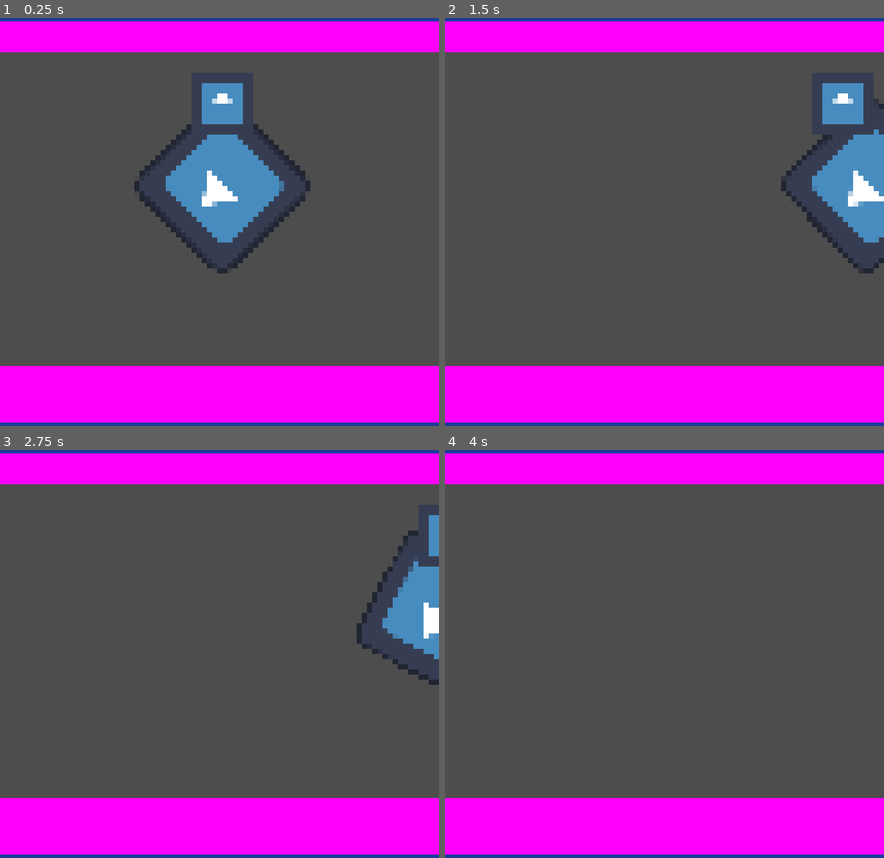
Above: before the commit, frames 1-4 (two rows, left to right).
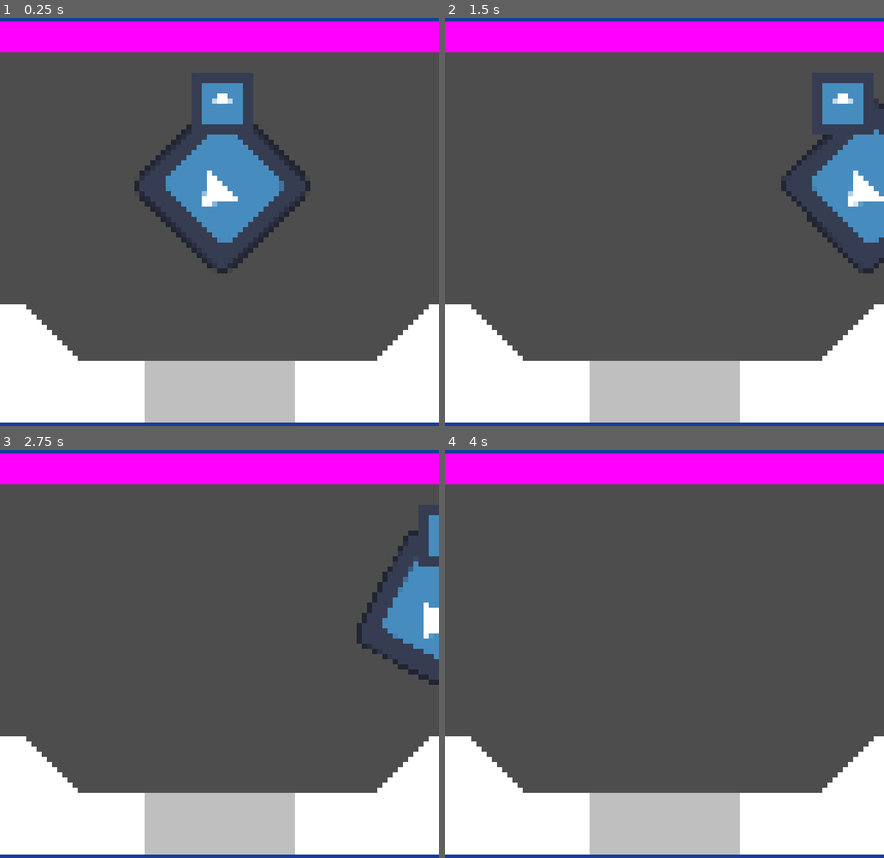
Above: after the commit, the same moments.

Repository: ThisIsL3TUM/Global-Gay-Jam-2025
Game: Godot game, scene res://mainScene.tscn
The game is run twice, just before and just after one commit, with the same random seed, the same clock (stepped at 60 frames per second) and the same inputs. The engine's default icon, where the game draws it, is replaced by a stand-in: a white triangle on a blue panel in a dark square.
Inputs:
- Up to frame 1 (0.25 s): no input
- Up to frame 2 (1.5 s): tap Enter at 0.5 s; hold D (right) 0.53-1.28 s; hold A (left) from 1.28 s (still down)
- Up to frame 3 (2.75 s): release A (left) at 2.03 s; hold D (right) from 2.03 s (still down)
- Up to frame 4 (4 s): tap Space at 3.5 s; release D (right) at 3.53 s; hold A (left) from 3.53 s (still down)

The runs differ from the first frame. In frame 1, 18% of the frame differs, in the area x 0-100%, y 70-100%; in frame 2, 18%; in frame 3, 18%; in frame 4, 18%.

Commit message:
UI STRUCTURE
-> added the control panel
-> added the place we're the buttons can be

Diff:
--- a/mainScene.tscn
+++ b/mainScene.tscn
@@ -56,6 +56,36 @@
 position = Vector2(-2, -35)
 scale = Vector2(0.5, 0.5)
 
+[node name="UI Panel1" type="Polygon2D" parent="."]
+position = Vector2(10.5573, 24.2947)
+scale = Vector2(1.08197, 0.700483)
+polygon = PackedVector2Array(-140, 11, -110.689, 11, -80, 11, -80, 44.9316, -80, 80, -141, 80)
+
+[node name="UI Panel2" type="Polygon2D" parent="."]
+position = Vector2(220, 24.4541)
+scale = Vector2(1, 0.68599)
+polygon = PackedVector2Array(-140, 11, -110.689, 11, -80, 11, -80, 80, -141, 80)
+
+[node name="UI Panel3" type="Polygon2D" parent="."]
+position = Vector2(287.213, 50.0337)
+scale = Vector2(2.59016, 0.360569)
+polygon = PackedVector2Array(-140, 11, -110.689, 11, -80, 11, -80, 80, -141, 80)
+
+[node name="UI Panel4" type="Polygon2D" parent="."]
+polygon = PackedVector2Array(-76, 32, -76, 54, -55, 54)
+
+[node name="UI Panel5" type="Polygon2D" parent="."]
+polygon = PackedVector2Array(80, 32, 80, 54, 59, 54)
+
+[node name="Polygon2D" type="Polygon2D" parent="."]
+color = Color(0.74978, 0.74978, 0.74978, 1)
+polygon = PackedVector2Array(0, 54, 0, 79, -29, 79, -29, 54)
+
+[node name="Polygon2D2" type="Polygon2D" parent="."]
+position = Vector2(29, 0)
+color = Color(0.74978, 0.74978, 0.74978, 1)
+polygon = PackedVector2Array(0, 54, 0, 79, -29, 79, -29, 54)
+
 [node name="Frame" type="StaticBody2D" parent="."]
 
 [node name="Polygon2D" type="Polygon2D" parent="Frame"]
@@ -87,24 +117,26 @@
 color = Color(0.0942881, 0.238644, 0.60453, 1)
 polygon = PackedVector2Array(-142, 68, -142, 68, -142, 71.6101, -142, 76, 142, 76, 142, 68, -67.25, 68)
 
-[node name="Polygon2D" type="Polygon2D" parent="."]
+[node name="Corner1" type="Polygon2D" parent="."]
 position = Vector2(-94, 1)
 scale = Vector2(1.66667, 1)
 color = Color(0.013976, 0.253139, 0.508129, 1)
 polygon = PackedVector2Array(138, -78, 139.8, -76, 141, -74, 141, -78, 139.8, -78)
 
-[node name="Polygon2D2" type="Polygon2D" parent="."]
-position = Vector2(2, 0)
+[node name="Corner2" type="Polygon2D" parent="."]
+position = Vector2(57, 28.7465)
+scale = Vector2(1.4, 1.37495)
 color = Color(0.107208, 0.312127, 0.43824, 1)
 polygon = PackedVector2Array(-142, -78, -142, -74, -137, -77)
 
-[node name="Polygon2D3" type="Polygon2D" parent="."]
-position = Vector2(1, -1)
+[node name="Corner3" type="Polygon2D" parent="."]
+position = Vector2(56.4003, -33)
+scale = Vector2(1.4, 1.4)
 color = Color(0.0882539, 0.163552, 0.834991, 1)
-polygon = PackedVector2Array(-141, 80, -141, 75, -136, 79)
+polygon = PackedVector2Array(-141, 80, -141, 75, -136, 80)
 
-[node name="Polygon2D4" type="Polygon2D" parent="."]
-position = Vector2(-142, -33)
-scale = Vector2(2, 1.4)
+[node name="Corner4" type="Polygon2D" parent="."]
+position = Vector2(-188, -33)
+scale = Vector2(2.33333, 1.4)
 color = Color(0.231373, 0.239216, 1, 1)
-polygon = PackedVector2Array(138, 80, 141, 75, 141, 80)
+polygon = PackedVector2Array(138, 80, 141, 75, 141, 77.3508, 141, 80)
